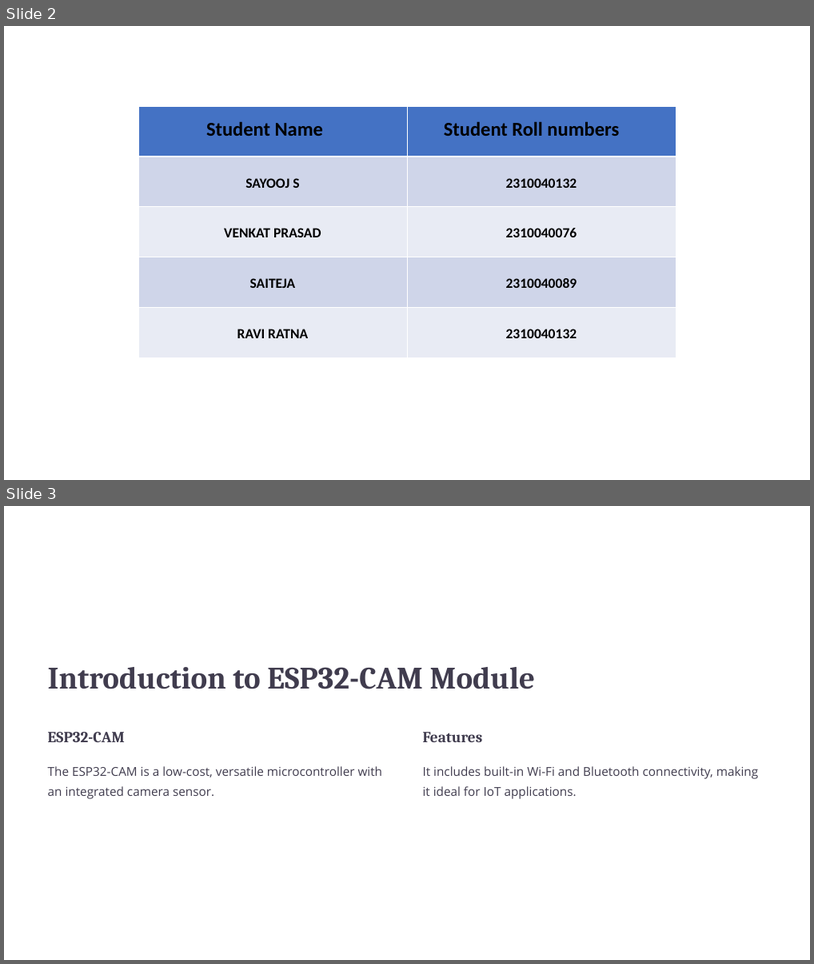
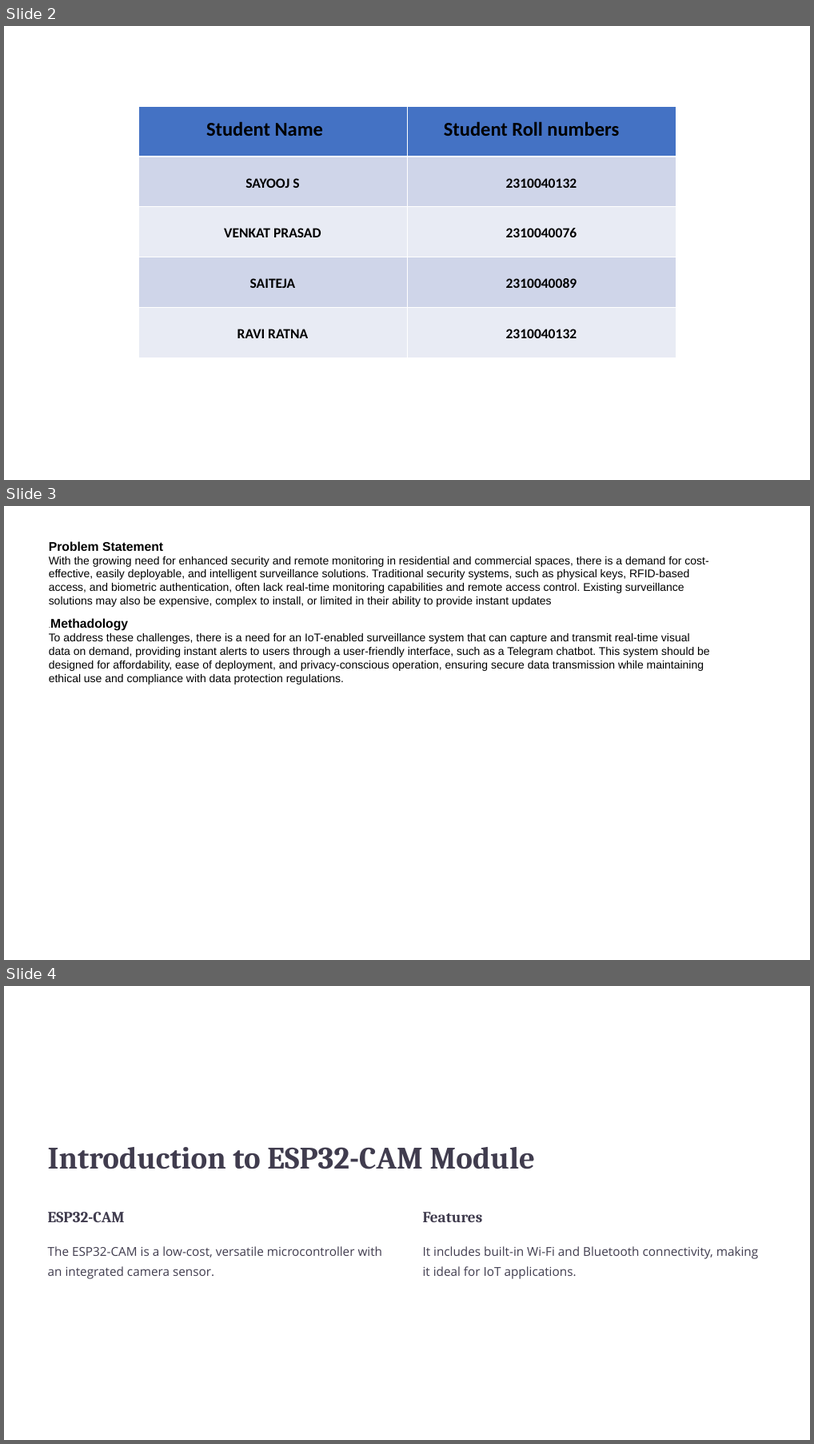
Before and after one commit to sayoojs123/PBL-ECE-2_2, a slide deck: ESA/pbl review 1.pptx. Shown one above the other, each under a label of ours: slides 2 and 3 before the commit, slides 2, 3 and 4 after it. The pictures are 814x964 and 814x1444 pixels, drawn with LibreOffice and Linux fonts; fonts in the diff are those of the drawing; background and template pictures are left out. Boxes give left, top, right and bottom in pixels: in the first picture for what was removed or moved away, otherwise in the second. Text is boxed around its words. In the diff, an @@ line names an element or a change of style, - is before the commit and + after.

```diff
--- a/ESA/pbl review 1.pptx
+++ b/ESA/pbl review 1.pptx
@@ slide 3 added at (x1=4, y1=506, x2=810, y2=960), background picture (left out) @@
@@ text added at (x1=49, y1=541, x2=710, y2=684), 16 pt, text #000000 @@
+Problem Statement
+With the growing need for enhanced security and remote monitoring in residential and commercial spaces, there is a demand for cost-effective, easily deployable, and intelligent surveillance solutions. Traditional security systems, such as physical keys, RFID-based access, and biometric authentication, often lack real-time monitoring capabilities and remote access control. Existing surveillance solutions may also be expensive, complex to install, or limited in their ability to provide instant updates
+.Methadology
+To address these challenges, there is a need for an IoT-enabled surveillance system that can capture and transmit real-time visual data on demand, providing instant alerts to users through a user-friendly interface, such as a Telegram chatbot. This system should be designed for affordability, ease of deployment, and privacy-conscious operation, ensuring secure data transmission while maintaining ethical use and compliance with data protection regulations.
@@ what was slide 3 is now slide 4 @@
```
Also in this commit, not shown: 1 slide changed.
